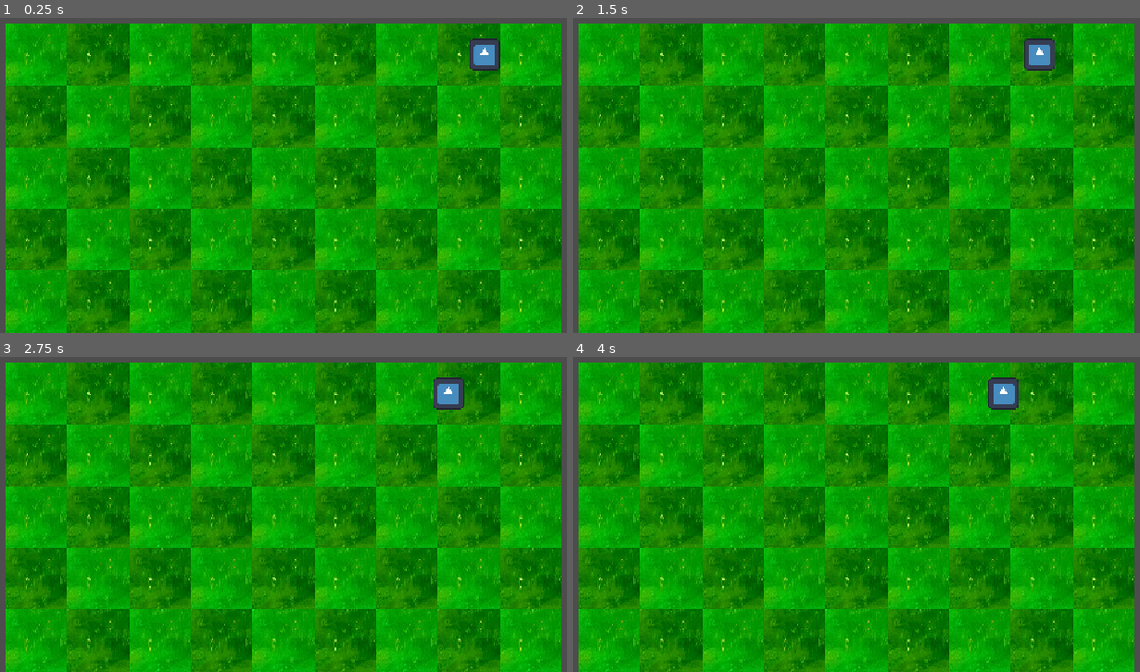
Above: before the commit, frames 1-4 (two rows, left to right).
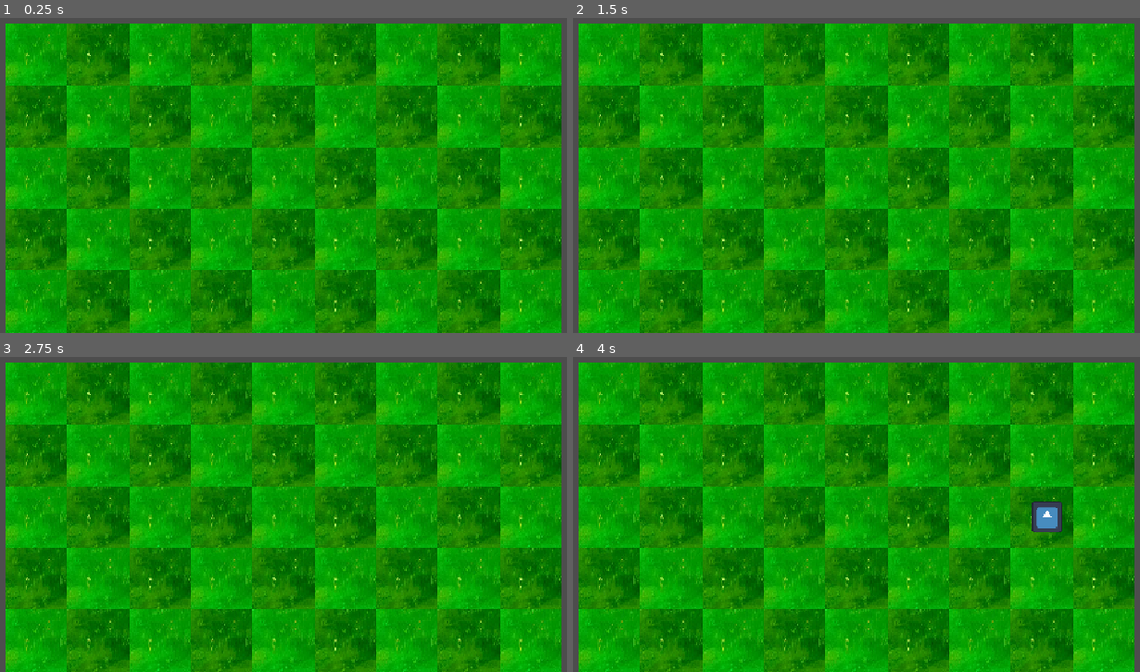
Above: after the commit, the same moments.

Repository: Jackson-Selfridge/PoSGodotPvZ-main
Game: Godot game, scene res://Main Game/pvzgame.tscn
Same seed, same stepped clock (60 frames per second), same inputs: the game is played once before the commit and once after it. The project has no main scene, so this scene is started directly. The engine's default icon, where the game draws it, is replaced by a stand-in: a white triangle on a blue panel in a dark square.
Inputs:
- Up to frame 1 (0.25 s): no input
- Up to frame 2 (1.5 s): no input
- Up to frame 3 (2.75 s): no input
- Up to frame 4 (4 s): no input

The runs differ from the first frame. In frame 1, 0.5% of the frame differs, in the area x 82-89%, y 6-17%; in frame 2, 0.5%; in frame 3, 0.5%; in frame 4, 1.1%, in the area x 73-87%, y 6-56%.

Commit message:
Wave Manager system
Changes made

Diff:
--- a/Main Game/pvzgame.tscn
+++ b/Main Game/pvzgame.tscn
@@ -3,7 +3,6 @@
 [ext_resource type="Texture2D" uid="uid://c01670571vg1n" path="res://Art and Stuff/Lgrass.webp" id="1_n1f5j"]
 [ext_resource type="Texture2D" uid="uid://dhreq80hgh250" path="res://Art and Stuff/Dgrass.jpeg" id="2_n1f5j"]
 [ext_resource type="Script" uid="uid://d2vjvwq063hop" path="res://Main Game/checkerboard.gd" id="3_v3n8n"]
-[ext_resource type="PackedScene" uid="uid://bqy053pe8sgrn" path="res://zombies/zombie.tscn" id="4_w1erm"]
 [ext_resource type="Script" uid="uid://bda1untpe0br0" path="res://Main Game/house_trigger.gd" id="5_v3n8n"]
 [ext_resource type="Script" uid="uid://dkoosxfhn3ek1" path="res://Main Game/wave_manager.gd" id="6_kmnlm"]
 
@@ -43,9 +42,6 @@
 position = Vector2(566, 209)
 zoom = Vector2(0.75, 0.75)
 
-[node name="Zombie" parent="." unique_id=761601910 instance=ExtResource("4_w1erm")]
-position = Vector2(1000, 64)
-
 [node name="HouseTrigger" type="Area2D" parent="." unique_id=1436881547]
 collision_layer = 8
 collision_mask = 2
@@ -61,5 +57,7 @@
 [node name="SpawnTimer" type="Timer" parent="WaveManager" unique_id=1858743052]
 wait_time = 3.0
 one_shot = true
+autostart = true
 
 [connection signal="body_entered" from="HouseTrigger" to="HouseTrigger" method="_on_body_entered"]
+[connection signal="timeout" from="WaveManager/SpawnTimer" to="WaveManager" method="_on_spawn_timer_timeout"]
--- a/Main Game/wave_manager.gd
+++ b/Main Game/wave_manager.gd
@@ -1,11 +1,21 @@
 extends Node
 
+var zombie_scene = preload("res://zombies/zombie.tscn")
 
-# Called when the node enters the scene tree for the first time.
-func _ready() -> void:
-	pass # Replace with function body.
+var spawn_x: float = 1000.0
+var lane_positions = [64.0, 192.0, 320.0, 448.0, 576.0]
 
 
-# Called every frame. 'delta' is the elapsed time since the previous frame.
-func _process(delta: float) -> void:
-	pass
+func _on_spawn_timer_timeout():
+	print("SPAWN TIMER WORKS")
+	spawn_zombie()
+
+
+func spawn_zombie():
+	var zombie = zombie_scene.instantiate()
+
+	var random_lane = randi_range(0, lane_positions.size() - 1)
+
+	zombie.position = Vector2(spawn_x, lane_positions[random_lane])
+
+	get_parent().add_child(zombie)
